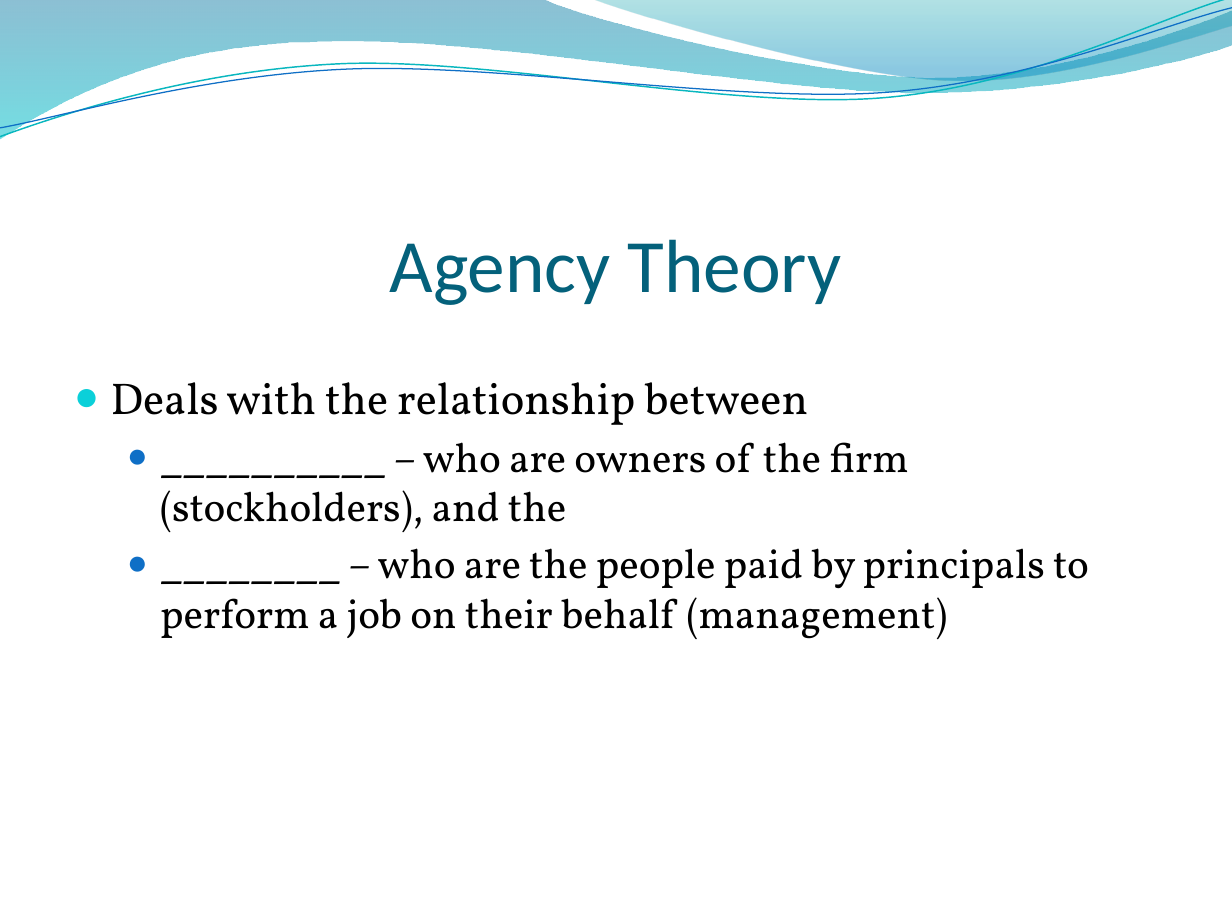
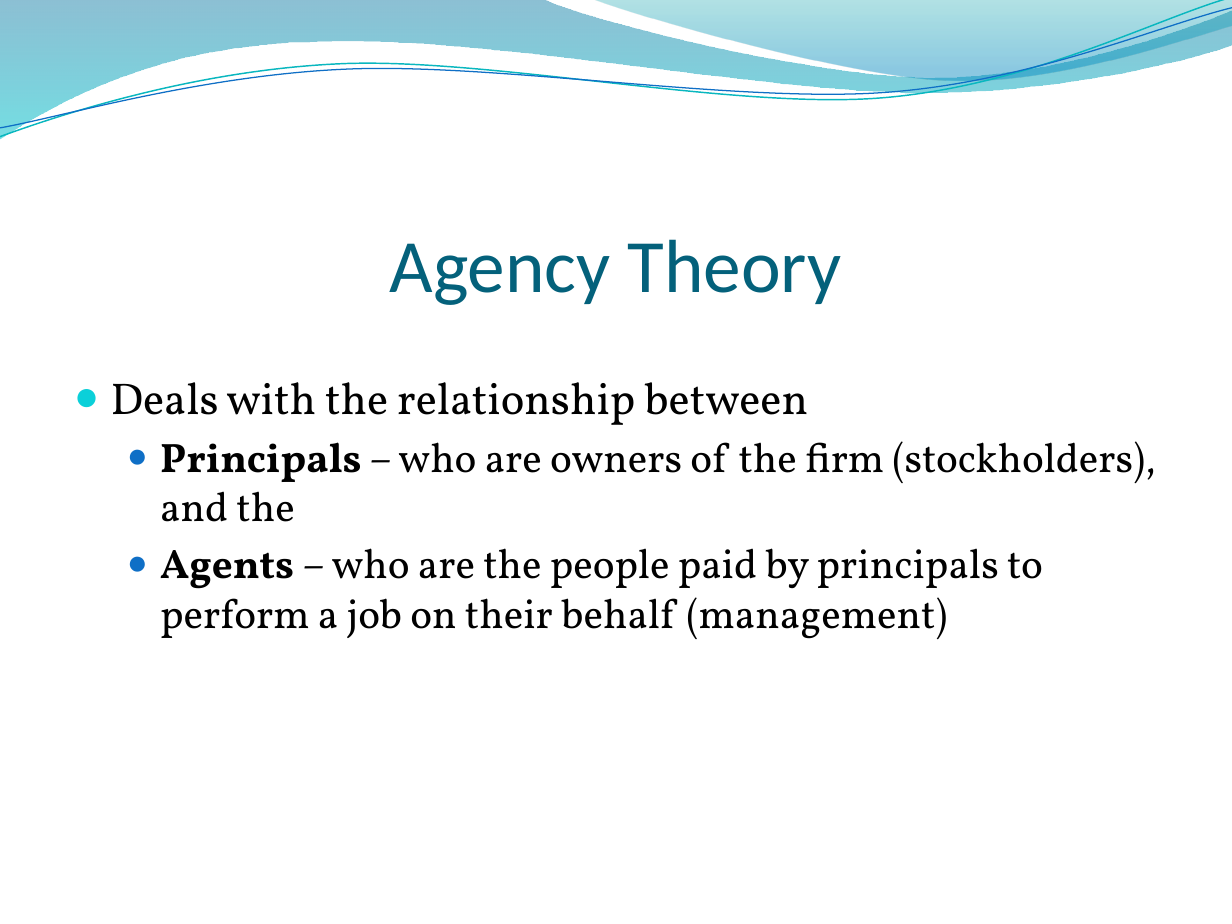
Before and after one commit to urbo425/School-Stuff, a slide deck: slide 15 of fall2015/bus4750/powerpoints/finalExam.pptx. Drawn at 1232x924 pixels with LibreOffice and Linux fonts; fonts in the diff are those of the drawing; background and template pictures are left out. Boxes give left, top, right and bottom in pixels: in the first picture for what was removed or moved away, otherwise in the second. Text is boxed around its words. In the diff, an @@ line names an element or a change of style, - is before the commit and + after.

```diff
--- a/fall2015/bus4750/powerpoints/finalExam.pptx
+++ b/fall2015/bus4750/powerpoints/finalExam.pptx
@@ text at box(160, 441, 1156, 639): text changed @@
-  ● __________ – who are owners of the firm (stockholders), and the
-  ● ________ – who are the people paid by principals to perform a job on their behalf (management)
+  ● Principals – who are owners of the firm (stockholders), and the
+  ● Agents – who are the people paid by principals to perform a job on their behalf (management)
```
Also in this commit, not shown: 9 other slides changed.
